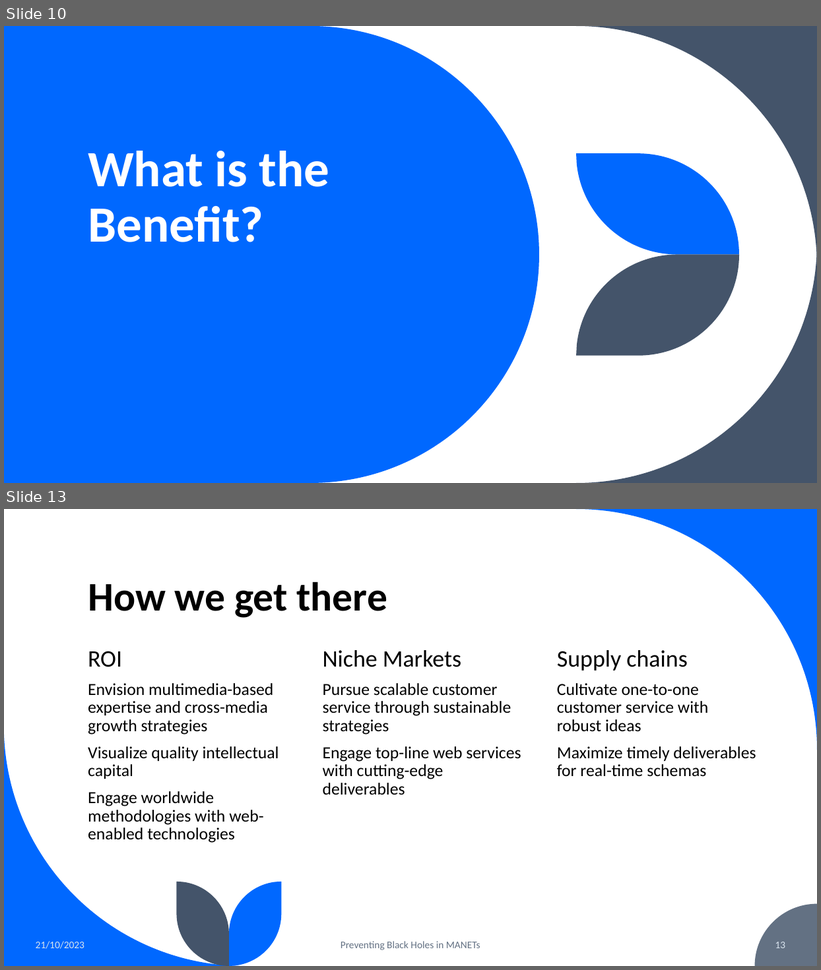
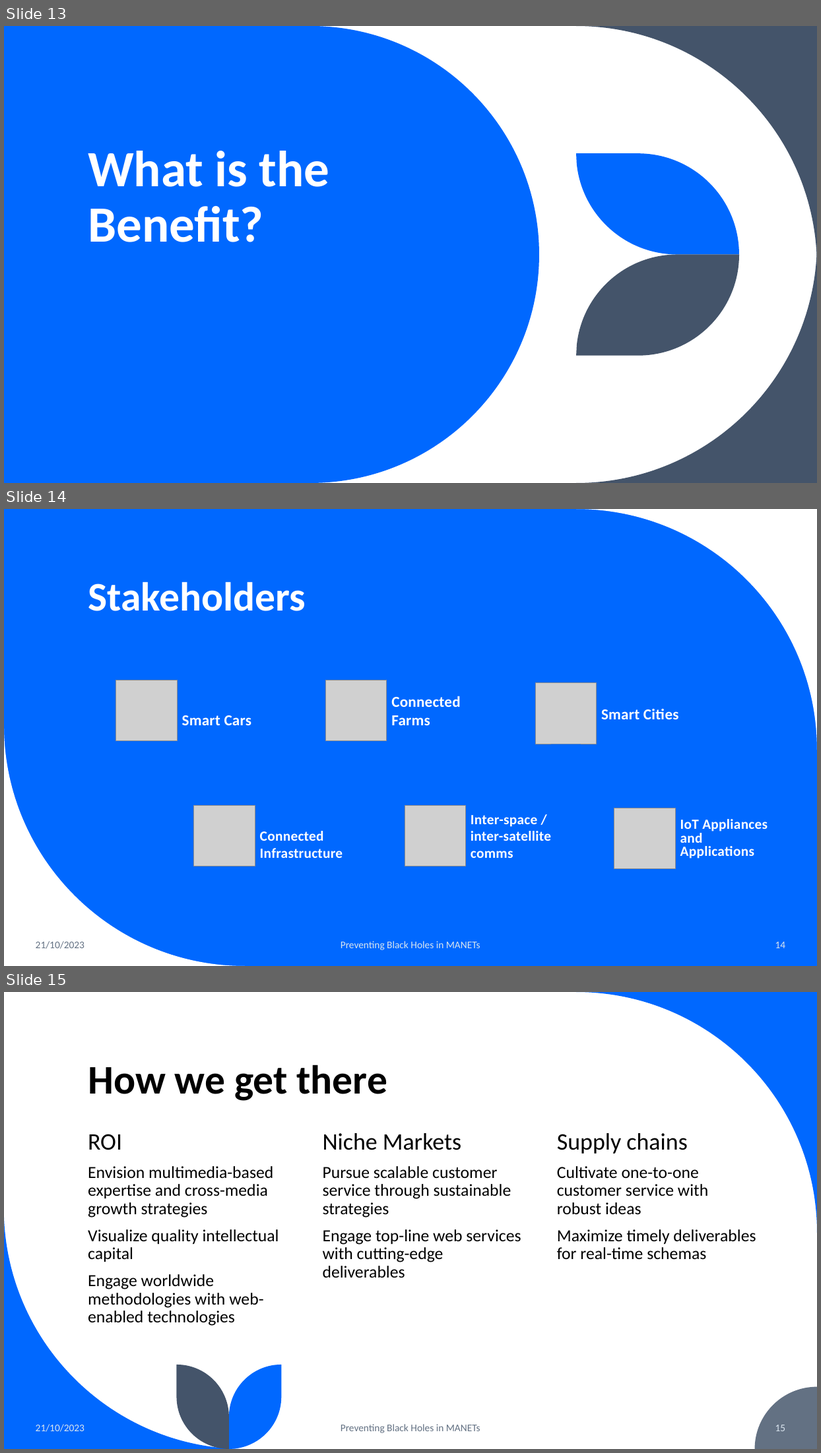
Before and after one commit to capstone11522manet/Manet11522-23-16, a slide deck: Presentation/Presentation.pptx. Shown one above the other, each under a label of ours: slides 10 and 13 before the commit, slides 13, 14 and 15 after it; the slides between them are not shown. The pictures are 821x970 and 821x1453 pixels, drawn with LibreOffice and Linux fonts; fonts in the diff are those of the drawing; grey boxes stand for pictures. Boxes give left, top, right and bottom in pixels: in the first picture for what was removed or moved away, otherwise in the second. Text is boxed around its words. In the diff, an @@ line names an element or a change of style, - is before the commit and + after.

```diff
--- a/Presentation/Presentation.pptx
+++ b/Presentation/Presentation.pptx
@@ slide 14 added at [4, 509, 817, 966], background #0068FF @@
@@ freeform shape added at [576, 509, 817, 750], fill #FFFFFF @@
@@ title added at [88, 582, 306, 611], 48 pt, text #FFFFFF, bold @@
+Stakeholders
@@ picture added at [116, 681, 177, 741] @@
@@ picture added at [326, 681, 387, 741] @@
@@ picture added at [536, 683, 597, 744] @@
@@ text added at [391, 696, 460, 725], 18 pt, text #FFFFFF, bold @@
+Connected Farms
@@ freeform shape added at [4, 725, 245, 966], fill #FFFFFF @@
@@ text added at [182, 716, 252, 725], 18 pt, text #FFFFFF, bold @@
+Smart Cars
@@ text added at [601, 709, 679, 720], 18 pt, text #FFFFFF, bold @@
+Smart Cities
@@ picture added at [194, 805, 255, 867] @@
@@ picture added at [405, 805, 466, 867] @@
@@ text added at [471, 815, 551, 858], 16.6 pt, text #FFFFFF, bold @@
+Inter-space / inter-satellite comms
@@ picture added at [614, 809, 676, 869] @@
@@ text added at [680, 819, 768, 859], 16.6 pt, text #FFFFFF, bold @@
+IoT Appliances and Applications
@@ text added at [260, 831, 343, 858], 16.6 pt, text #FFFFFF, bold @@
+Connected Infrastructure
@@ text added at [36, 941, 85, 949], 12 pt, text #637183 @@
+21/10/2023
@@ text added at [341, 941, 481, 951], 12 pt, text #DAE5EF @@
+Preventing Black Holes in MANETs
@@ page number added at [776, 942, 786, 949], 12 pt, text #DAE5EF @@
+14
@@ what was slide 10 is now slide 13 @@
@@ what was slide 13 is now slide 15 @@
@@ page number at [776, 1425, 786, 1432]: text changed @@
-13
+15
```
Also in this commit, not shown: 6 slides changed, 12 other slides added, 2 slides removed.
